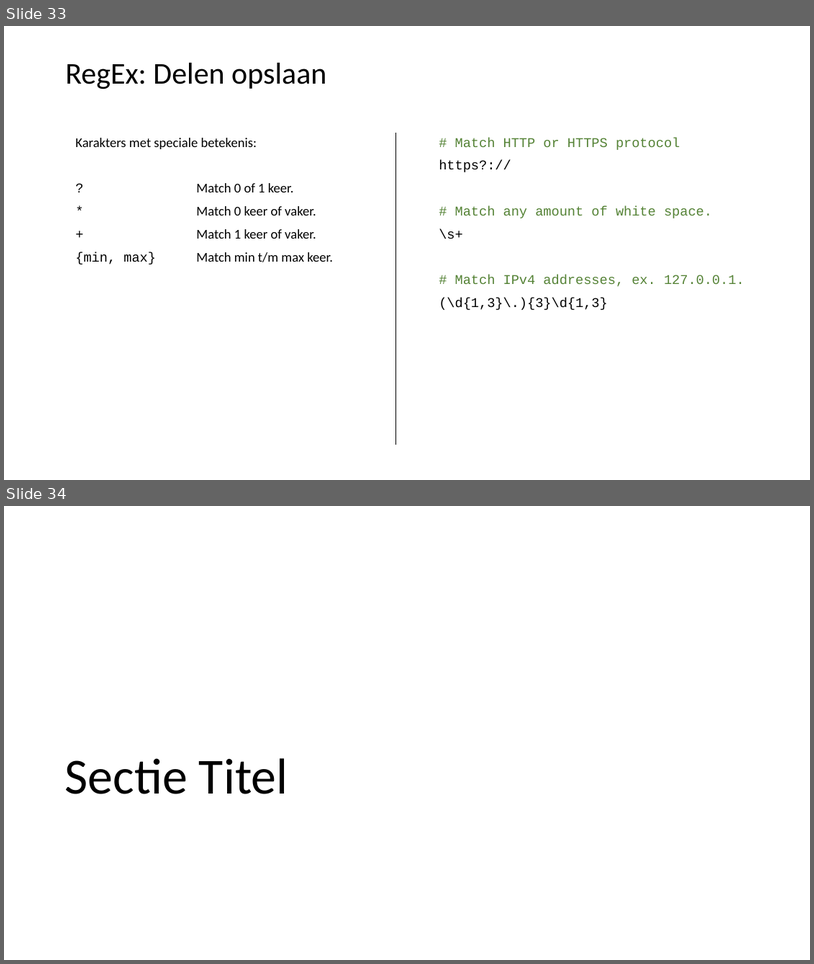
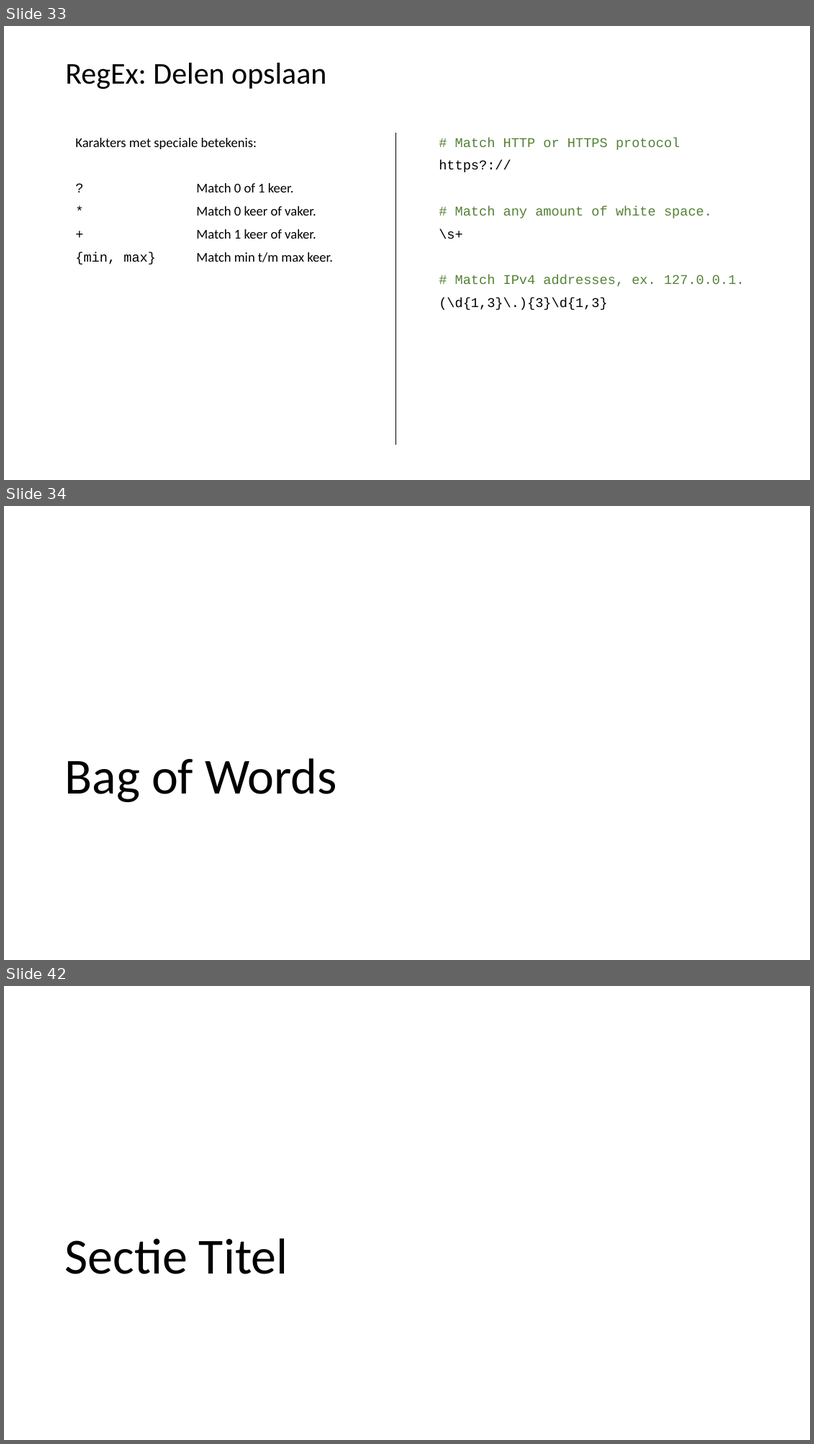
Before and after one commit to LFKoning/knowledge-sharing, a slide deck: python_trainees/5_nlp/python_traineeship_5.pptx. Shown one above the other, each under a label of ours: slides 33 and 34 before the commit, slides 33, 34 and 42 after it; the slides between them are not shown. The pictures are 814x964 and 814x1444 pixels, drawn with LibreOffice and Linux fonts; fonts in the diff are those of the drawing. Boxes give left, top, right and bottom in pixels: in the first picture for what was removed or moved away, otherwise in the second. Text is boxed around its words. In the diff, an @@ line names an element or a change of style, - is before the commit and + after.

```diff
--- a/python_trainees/5_nlp/python_traineeship_5.pptx
+++ b/python_trainees/5_nlp/python_traineeship_5.pptx
@@ slide 34 added at (4,506,810,960), background #FFFFFF @@
@@ title added at (65,758,337,802), 60 pt, text #000000 @@
+Bag of Words
@@ what was slide 34 is now slide 42 @@
```
Also in this commit, not shown: 1 slide changed, 7 other slides added.
